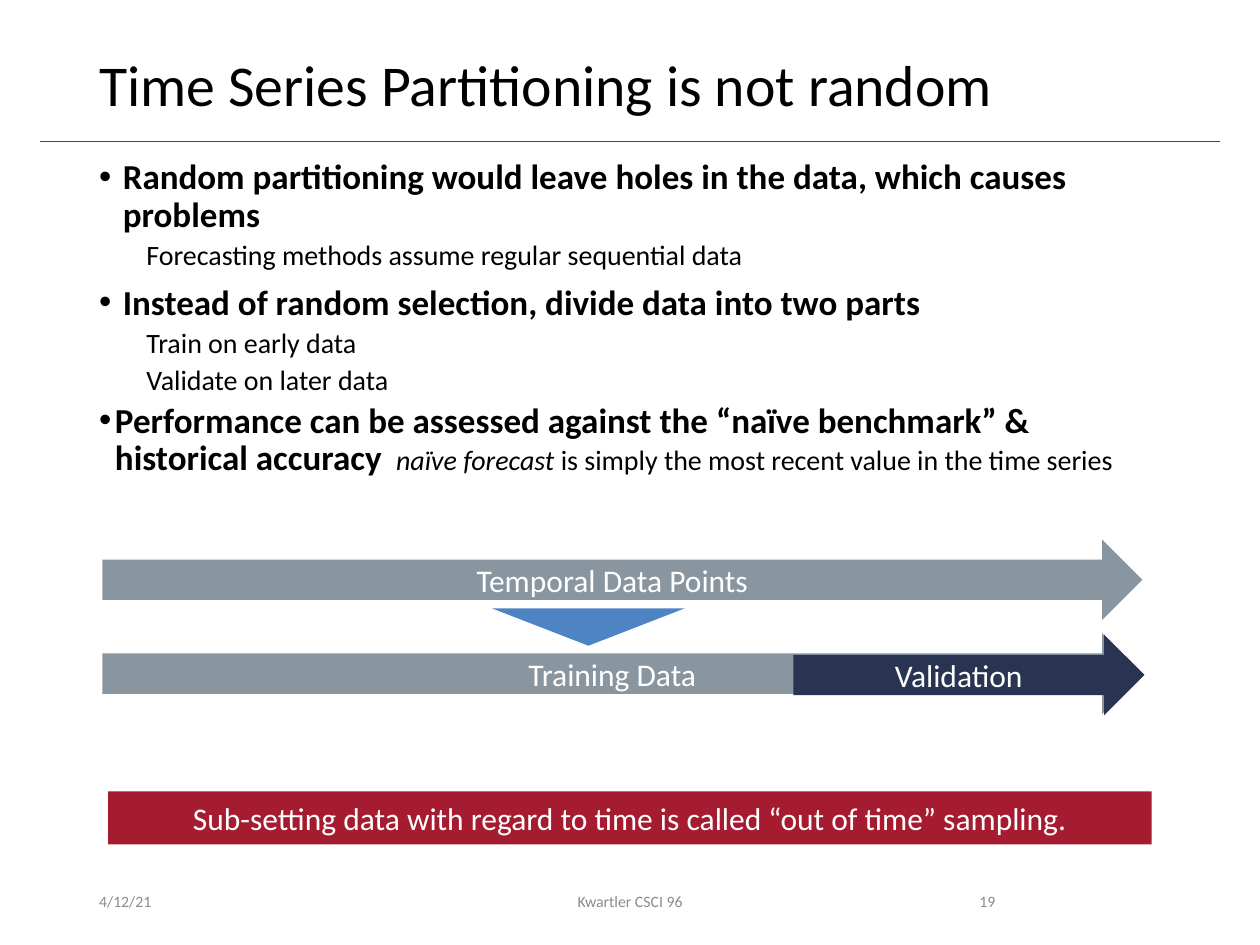
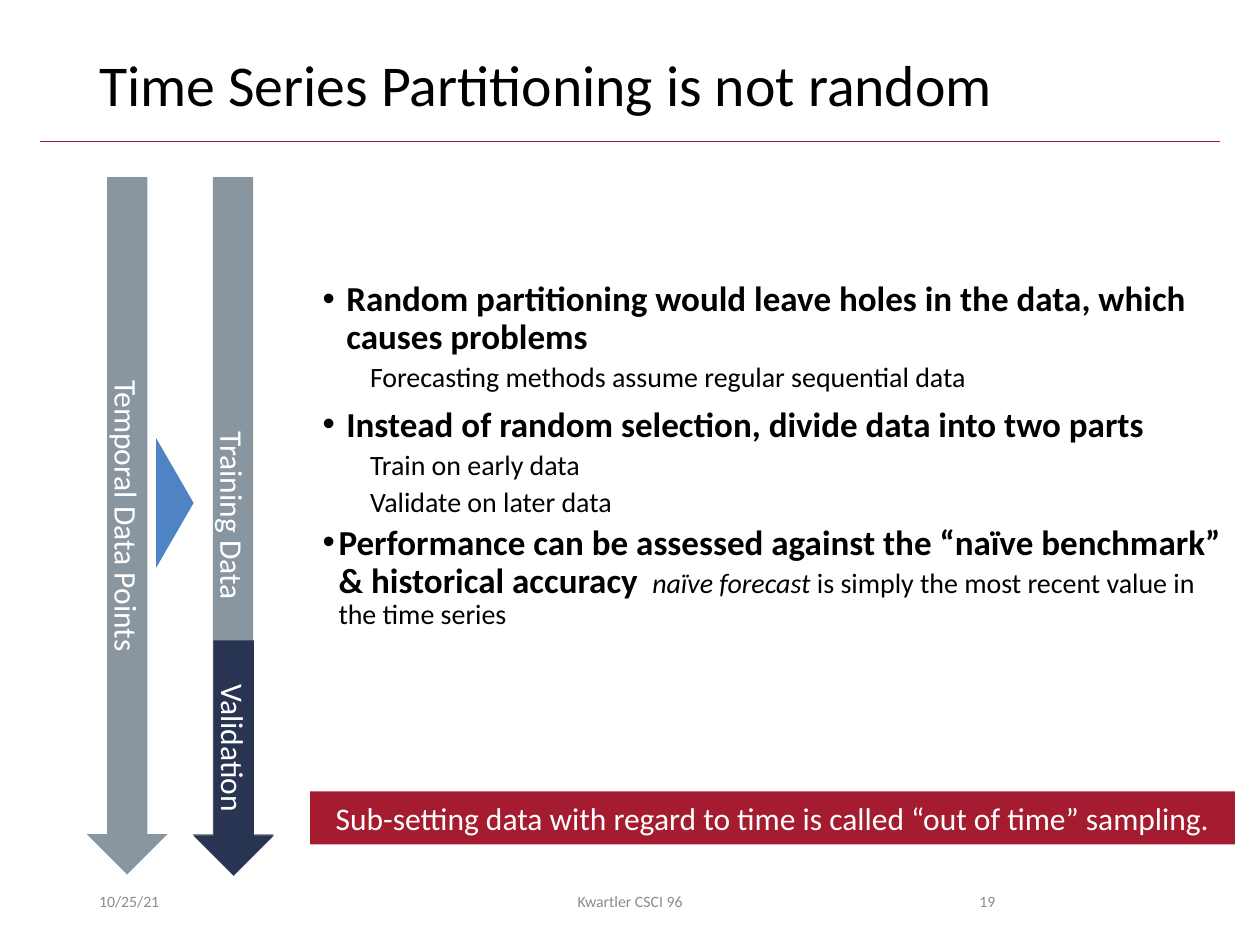
Before and after one commit to kwartler/Harvard_DataMining_Business_Student, a slide deck: slide 20 of Lessons/G_RF_TimeSeries/TimeSeries.pptx. Drawn at 1260x945 pixels with LibreOffice and Linux fonts; fonts in the diff are those of the drawing; background and template pictures are left out. Boxes give left, top, right and bottom in pixels: in the first picture for what was removed or moved away, otherwise in the second. Text is boxed around its words. In the diff, an @@ line names an element or a change of style, - is before the commit and + after.

Commit message:
pptx ts

```diff
--- a/Lessons/G_RF_TimeSeries/TimeSeries.pptx
+++ b/Lessons/G_RF_TimeSeries/TimeSeries.pptx
@@ text "Random partitioning would leave holes ..." rewrapped from (115,164,1113,476) to (339,286,1220,625) @@
@@ triangle at (156,438,193,568): rotation 180 to 90 degrees @@
@@ rotation 0 to 90 degrees in 3 elements at (192,177,273,874), (86,177,167,874), (193,641,274,876) @@
@@ rectangle "Sub-setting data with regard to ...": place and size @@
-rectangle "Sub-setting data with regard to ..." at (108,791,1152,844)
+rectangle "Sub-setting data with regard to ..." at (310,791,1235,844)
@@ text at (99,896,159,908): text changed @@
-4/12/21
+10/25/21
```
Also in this commit, not shown: 51 other slides changed, 1 other file.
